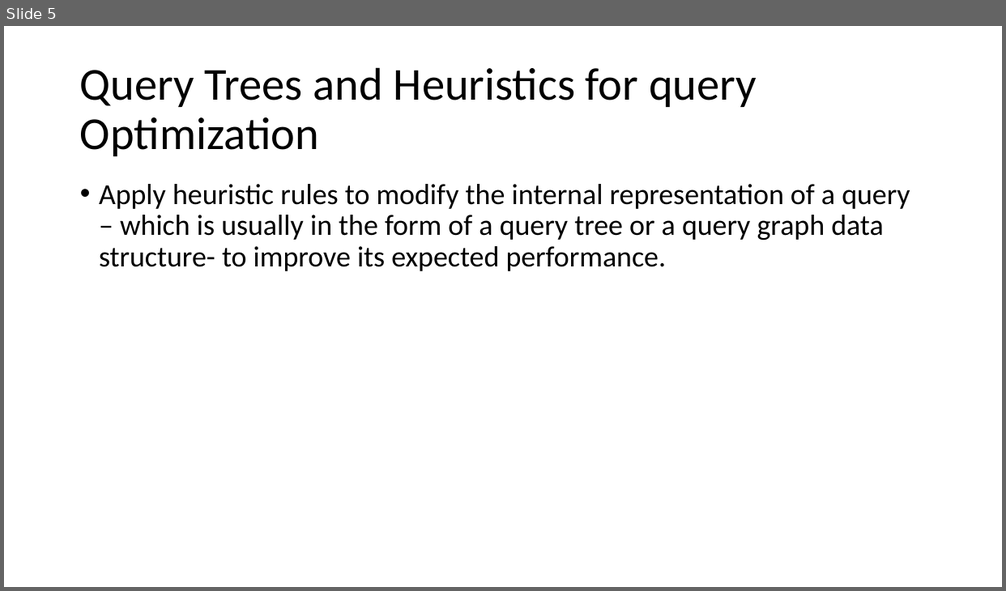
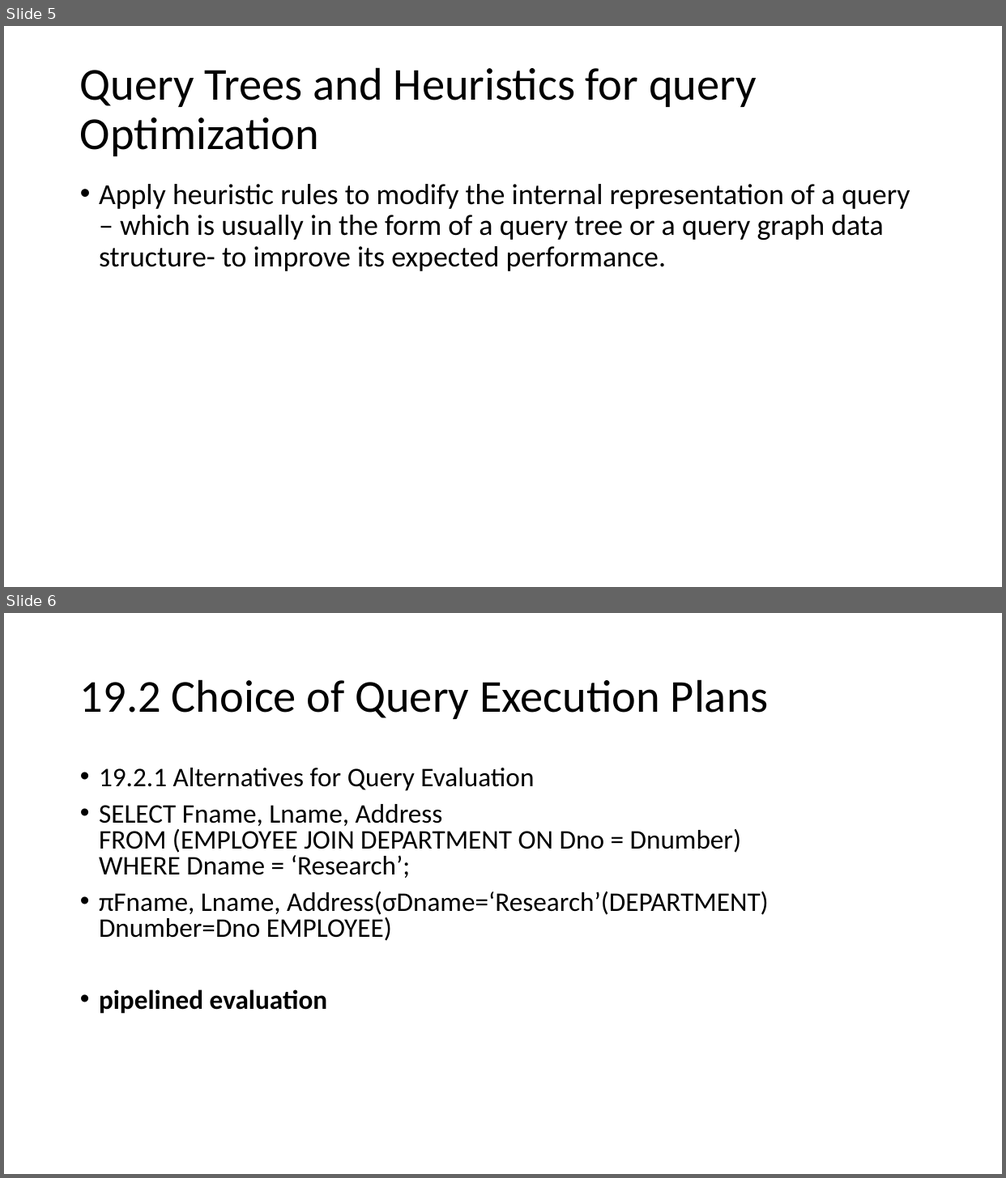
Before and after one commit to longnguyencse/master17-database-advace, a slide deck: Database advance.pptx. Shown one above the other, each under a label of ours: slide 5 before the commit, slides 5 and 6 after it. The pictures are 1006x591 and 1006x1178 pixels, drawn with LibreOffice and Linux fonts; fonts in the diff are those of the drawing. Boxes give left, top, right and bottom in pixels: in the first picture for what was removed or moved away, otherwise in the second. Text is boxed around its words. In the diff, an @@ line names an element or a change of style, - is before the commit and + after.

```diff
--- a/Database advance.pptx
+++ b/Database advance.pptx
@@ slide 6 added at <box>4,613,1002,1174</box>, background #FFFFFF @@
@@ title added at <box>80,679,769,719</box>, 44 pt, text #000000 @@
+19.2 Choice of Query Execution Plans
@@ text added at <box>99,768,769,1014</box>, 25.9 pt, text #000000 @@
+• 19.2.1 Alternatives for Query Evaluation
+• SELECT Fname, Lname, Address
+  FROM (EMPLOYEE JOIN DEPARTMENT ON Dno = Dnumber)
+  WHERE Dname = ‘Research’;
+• πFname, Lname, Address(σDname=‘Research’(DEPARTMENT) Dnumber=Dno EMPLOYEE)
+• pipelined evaluation
```
Also in this commit, not shown: 1 other slide added.
